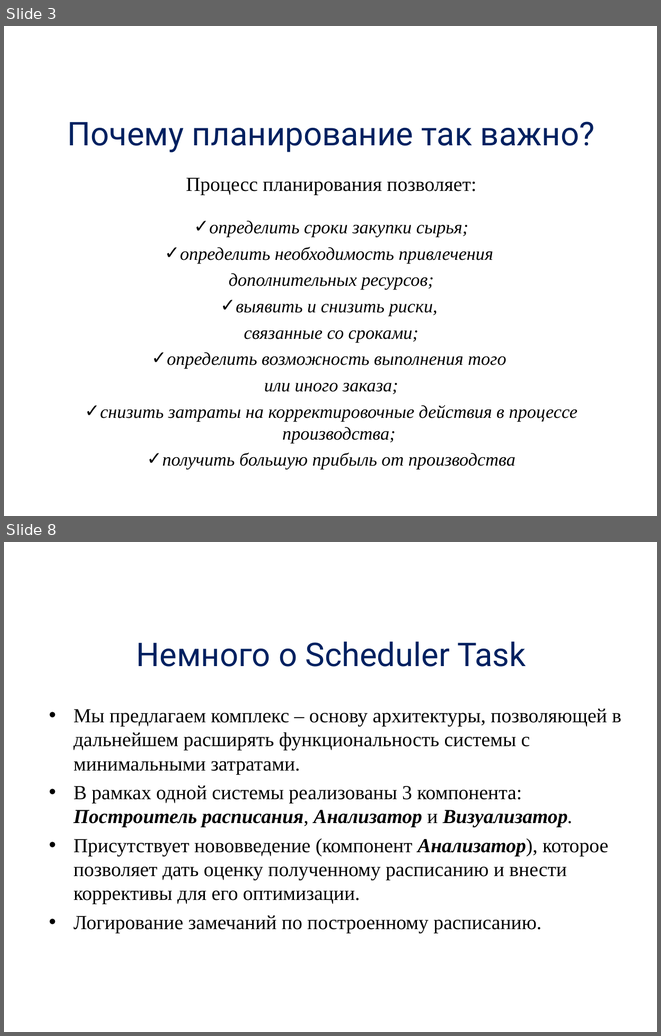
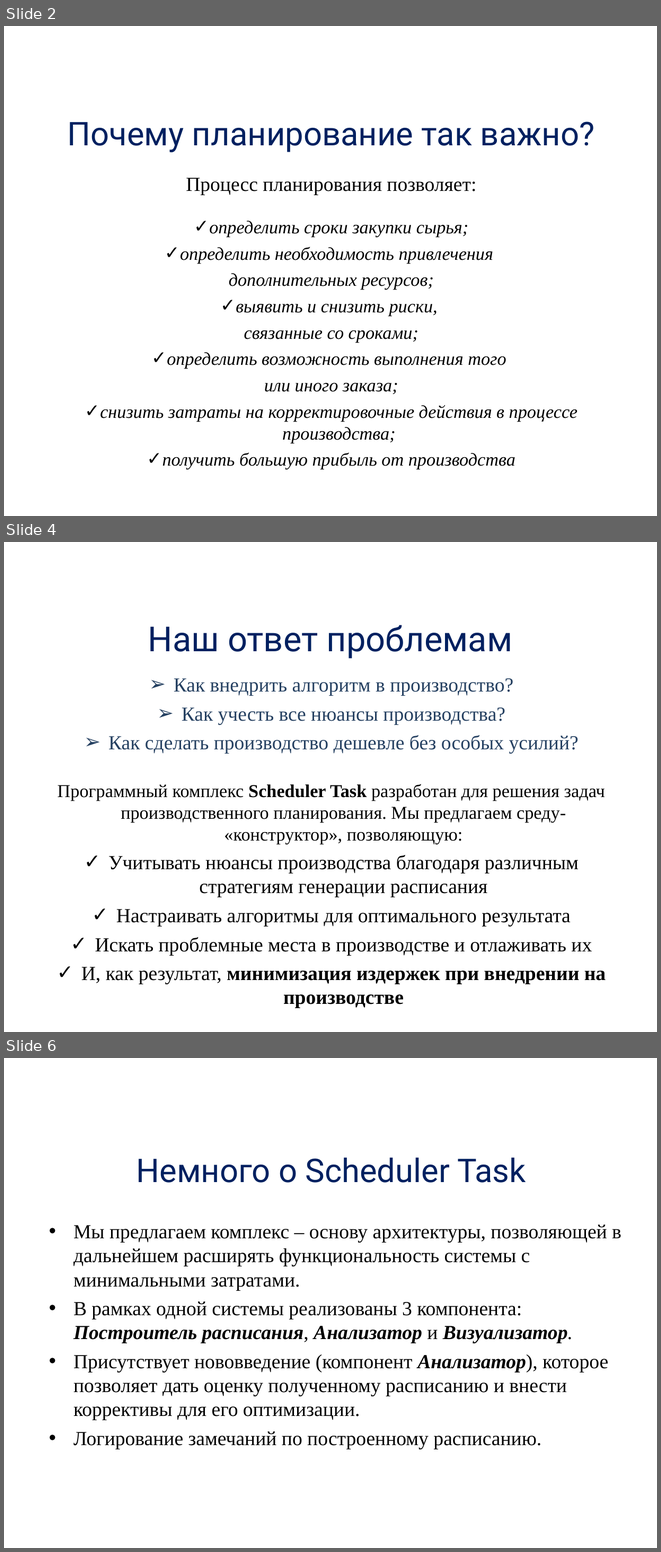
Before and after one commit to alexdegtev/SchedulerTask, a slide deck: Docs/presentation.ppt. Shown one above the other, each under a label of ours: slides 3 and 8 before the commit, slides 2, 4 and 6 after it; the slides between them are not shown. The pictures are 661x1036 and 661x1552 pixels, drawn with LibreOffice and Linux fonts; fonts in the diff are those of the drawing; background and template pictures are left out. Boxes give left, top, right and bottom in pixels: in the first picture for what was removed or moved away, otherwise in the second. Text is boxed around its words. In the diff, an @@ line names an element or a change of style, - is before the commit and + after.

```diff
--- a/Docs/presentation.ppt
+++ b/Docs/presentation.ppt
@@ slide 4 added at (4,542,657,1032), background picture (left out) @@
@@ title added at (148,625,513,659), 38 pt, text #002060 @@
+Наш ответ проблемам
@@ text added at (58,678,606,1008), 22 pt, text #000000 @@
+➢ Как внедрить алгоритм в производство?
+➢ Как учесть все нюансы производства?
+➢ Как сделать производство дешевле без особых усилий?
+Программный комплекс Scheduler Task разработан для решения задач производственного планирования. Мы предлагаем среду- «конструктор», позволяющую:
+✓ Учитывать нюансы производства благодаря различным стратегиям генерации расписания
+✓ Настраивать алгоритмы для оптимального результата
+✓ Искать проблемные места в производстве и отлаживать их
+✓ И, как результат, минимизация издержек при внедрении на производстве
@@ what was slide 3 is now slide 2 @@
@@ what was slide 8 is now slide 6 @@
```
Also in this commit, not shown: 4 slides changed, 4 other slides added, 6 slides removed.
